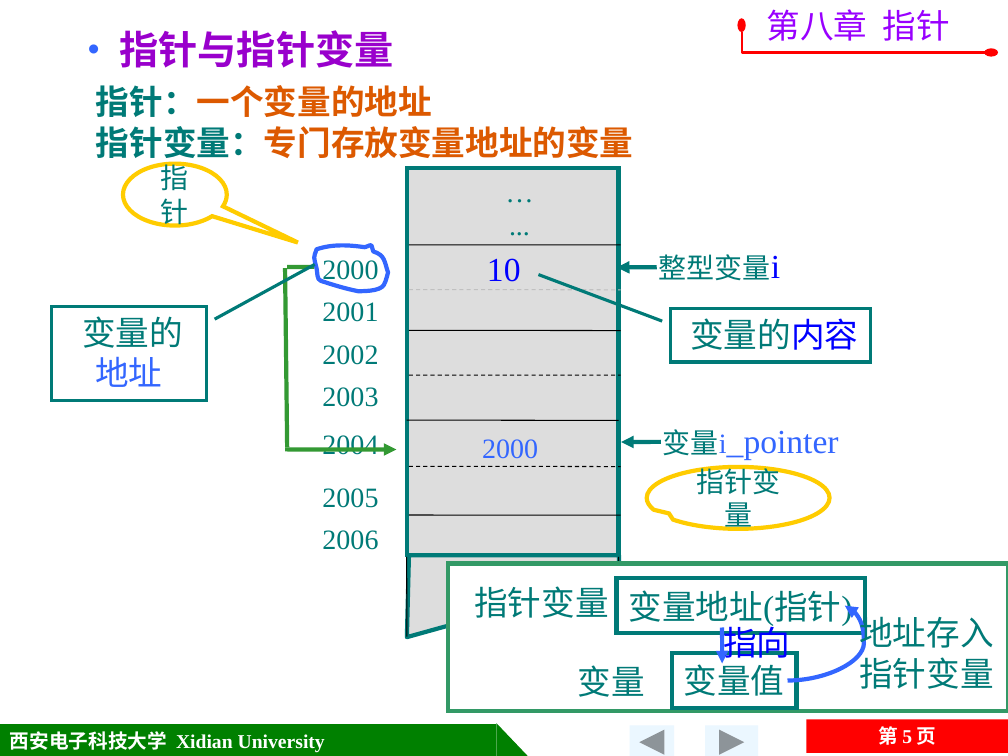
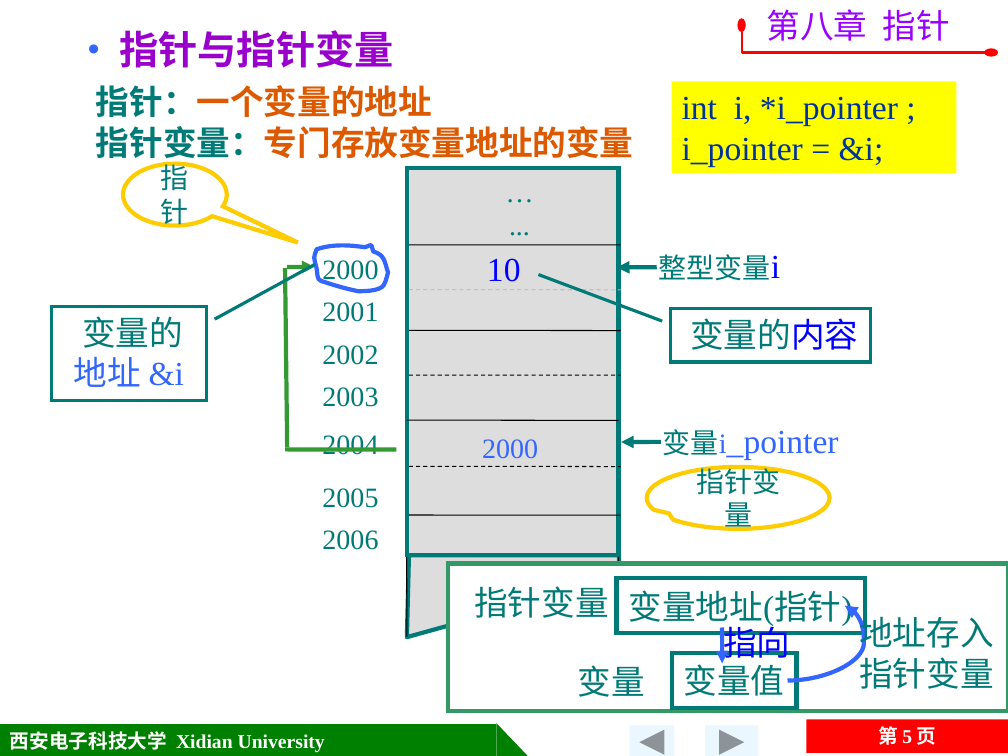
Before and after one commit to jtrfid/C-Repositories, a slide deck: slide 5 of 2016/C语言/课件/第8章 指针.pptx. Drawn at 1008x756 pixels with LibreOffice and Linux fonts; fonts in the diff are those of the drawing; background and template pictures are left out. Boxes give left, top, right and bottom in pixels: in the first picture for what was removed or moved away, otherwise in the second. Text is boxed around its words. In the diff, an @@ line names an element or a change of style, - is before the commit and + after.

```diff
--- a/2016/C语言/课件/第8章 指针.pptx
+++ b/2016/C语言/课件/第8章 指针.pptx
@@ rectangle added at (671,82,956,173), fill #FFFF00, 24 pt, text #003399 @@
+int i, *i_pointer ;
+i_pointer = &i;
@@ line (314, 267) - (287, 267): line to arrow @@
@@ text in border callout at (74,316,184,387): text changed; text colour #007A77 to #3366FF @@
-变量的地址
+变量的地址 &i
@@ arrow (285, 450) - (396, 450): arrow to line @@
```
Also in this commit, not shown: 5 other slides changed, 5 other files.
